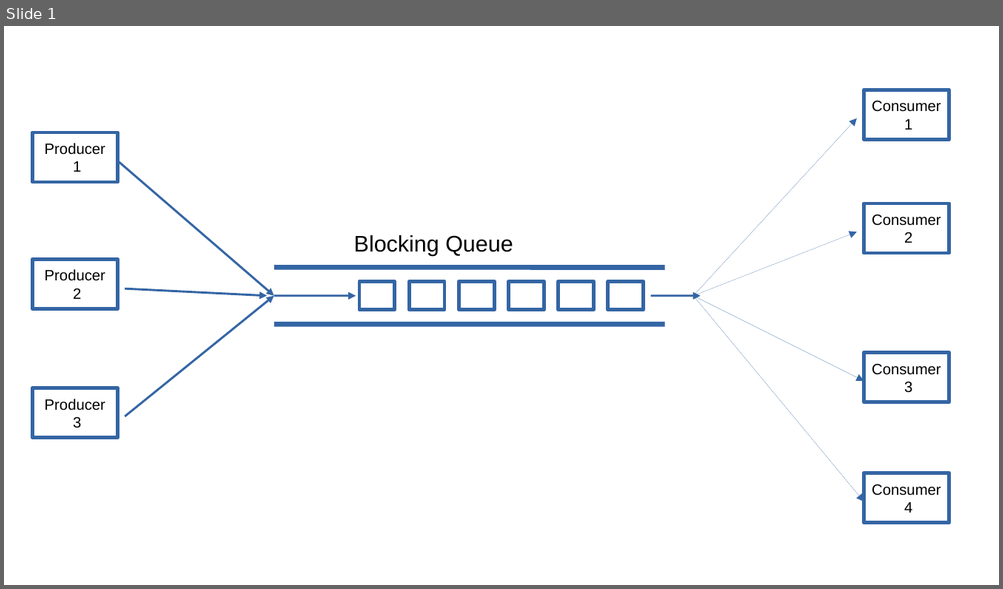
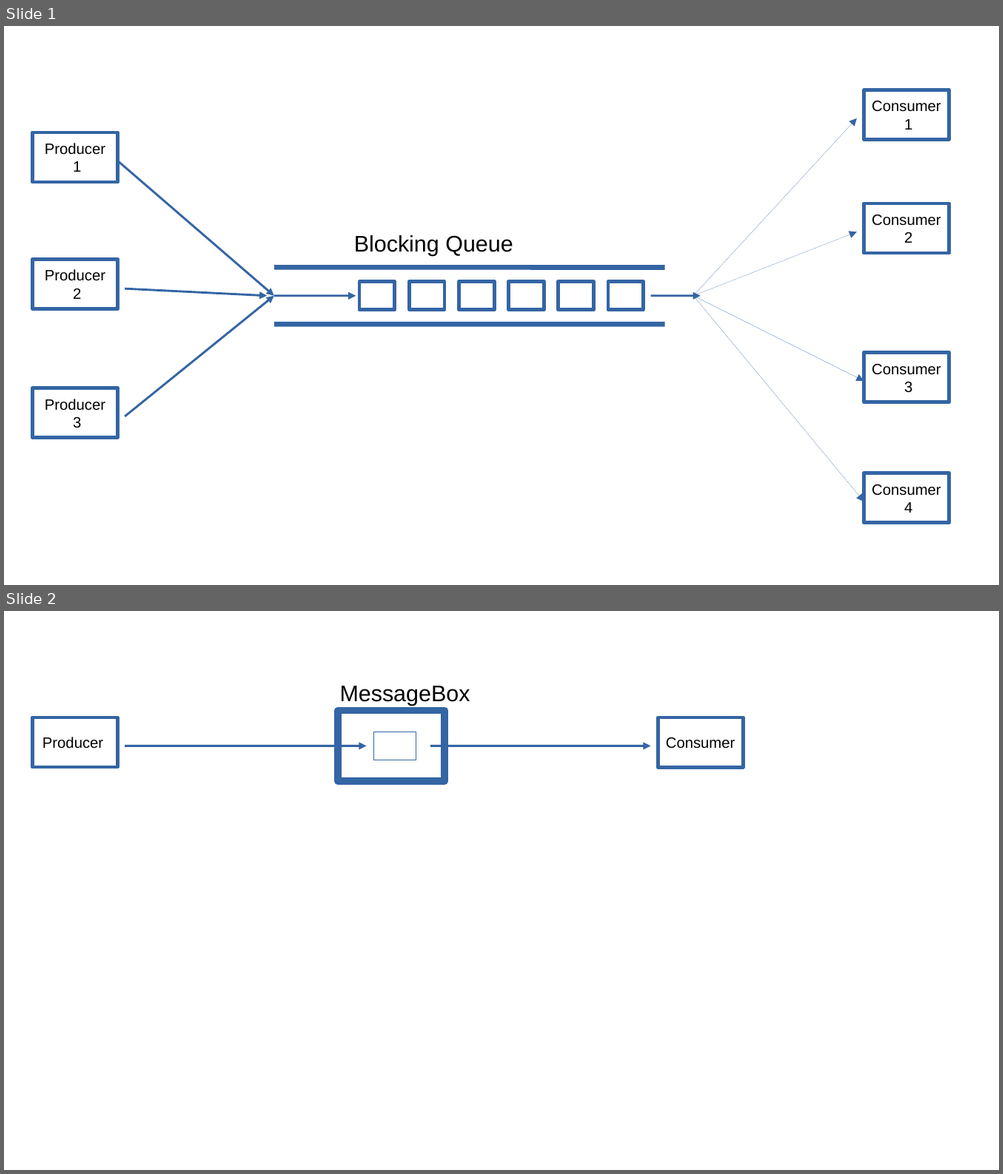
Before and after one commit to checksound/Slides_THREAD_CONCORRENZA, a slide deck: BLOCKING_QUEUE.pptx. Shown one above the other, each under a label of ours: slide 1 before the commit, slides 1 and 2 after it. The pictures are 1003x589 and 1003x1174 pixels, drawn with LibreOffice and Linux fonts; fonts in the diff are those of the drawing. Boxes give left, top, right and bottom in pixels: in the first picture for what was removed or moved away, otherwise in the second. Text is boxed around its words. In the diff, an @@ line names an element or a change of style, - is before the commit and + after.

```diff
--- a/BLOCKING_QUEUE.pptx
+++ b/BLOCKING_QUEUE.pptx
@@ slide 2 added at (4,611,999,1170), background #FFFFFF @@
@@ text added at (340,686,470,706), 18 pt, text #000000 @@
+MessageBox
@@ rectangle added at (32,718,116,767), outline #3465A4 2.83 pt, 12 pt, text #000000 @@
+Producer
@@ rectangle added at (338,710,444,782), outline #3465A4 5.67 pt @@
@@ rectangle added at (657,718,743,767), outline #3465A4 2.83 pt, 12 pt, text #000000 @@
+Consumer
@@ rectangle added at (373,732,415,760), outline #3465A4 0.75 pt @@
@@ arrow added from (125, 746) to (367, 746), #3465A4 1.7 pt @@
@@ arrow added from (430, 746) to (651, 746), #3465A4 1.7 pt @@
```
Also in this commit, not shown: 1 other slide added, 3 other files.
